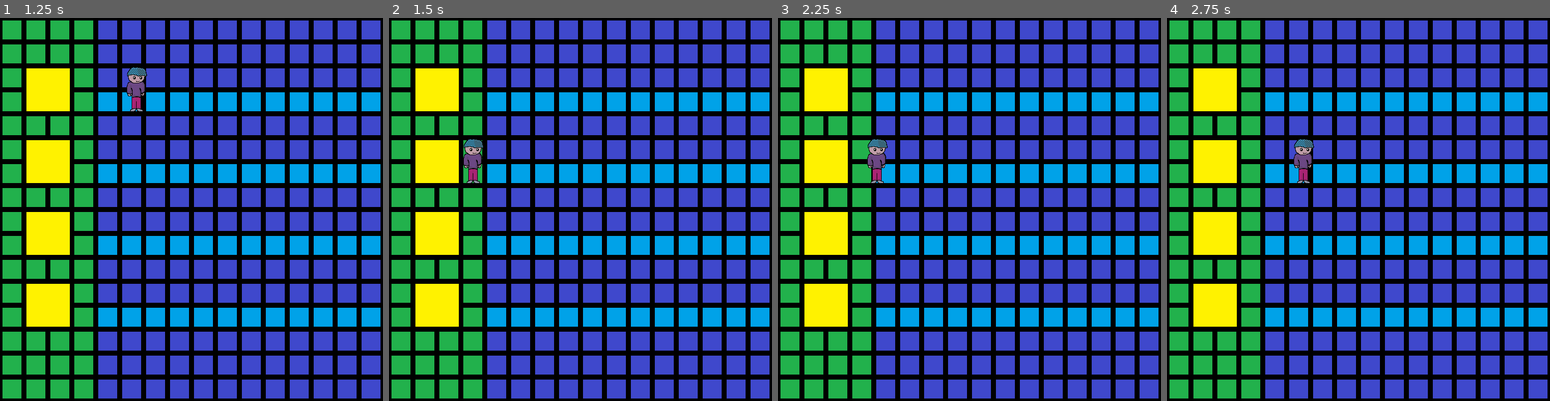
Above: before the commit, frames 1-4 (left to right).
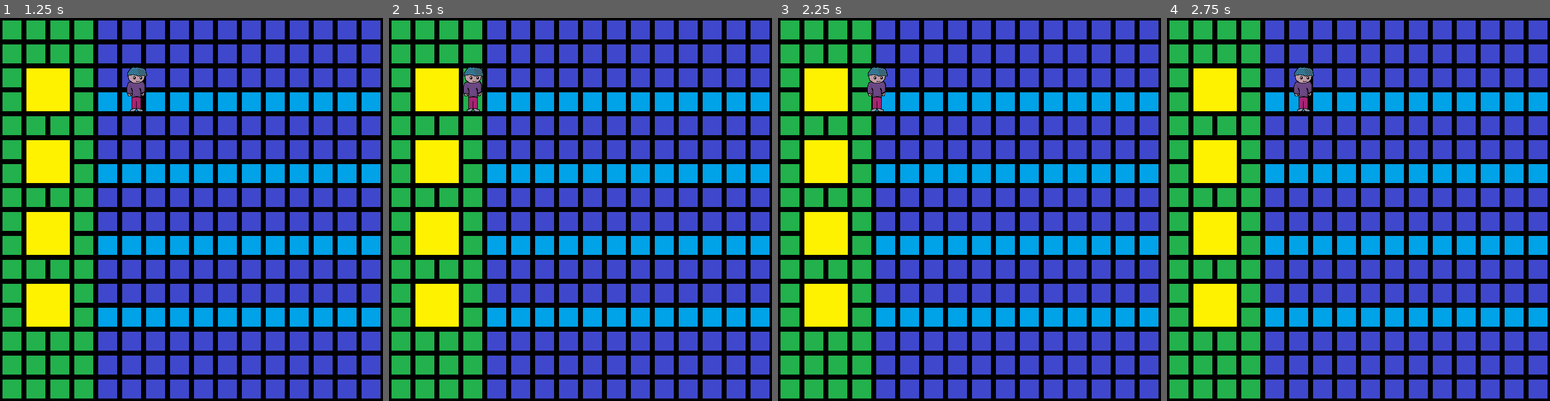
Above: after the commit, the same moments.

Repository: CamComDuck/TapTheDucks
Game: Godot game, scene res://level/level.tscn
Two runs of this game, one before a commit and one after it. Both use one fixed random seed, a clock stepped at 60 frames per second and the inputs below.
Inputs:
- Up to frame 1 (1.25 s): tap Enter at 0.5 s; hold D (interact_right) from 0.53 s (still down)
- Up to frame 2 (1.5 s): release D (interact_right) at 1.28 s; hold S (move_down) from 1.28 s (still down)
- Up to frame 3 (2.25 s): tap Space at 2 s; release S (move_down) at 2.03 s; hold D (interact_right) from 2.03 s (still down)
- Up to frame 4 (2.75 s): keep holding D (interact_right)

Frame 1 is identical in both runs. In frame 2, 0.8% of the frame differs, in the area x 19-25%, y 12-44%; in frame 3, 0.8%; in frame 4, 0.8%.

Commit message:
Refactor player movement to Level to fix bugs

Diff:
--- a/project/level/level.gd
+++ b/project/level/level.gd
@@ -14,7 +14,7 @@
 var _percent_chance_fast_duck := 30
 var _percent_chance_hungry_duck := 20
 
-var _can_pick_fruit := true
+var _picking_fruit := false
 
 @onready var player_position_1 : Marker2D = $PlayerPosition1
 @onready var player_position_2 : Marker2D = $PlayerPosition2
@@ -50,8 +50,38 @@
 
 
 func _physics_process(_delta: float) -> void:
-	if Input.is_action_just_pressed("interact_left") and _can_pick_fruit and not (Input.is_action_pressed("interact_right") or Input.is_action_pressed("move_down") or Input.is_action_pressed("move_up")):
-		_can_pick_fruit = false
+
+	if _picking_fruit:
+		# Skip input checks if Player is Picking Fruit ->
+		# Player cannot move while Picking Fruit
+		pass
+
+	elif Input.is_action_pressed("interact_right") and player.position.x < 696:
+		player.velocity.x = 150
+		player.move_and_slide()
+
+	elif Input.is_action_just_released("interact_right"):
+		var tween = get_tree().create_tween()
+		tween.tween_property(player, "global_position",_player_positions[_player_current_lane].global_position, 0.1).set_ease(Tween.EASE_OUT)
+
+	elif Input.is_action_just_pressed("move_down"):
+		_player_current_lane += 1
+		if _player_current_lane == 4:
+			_player_current_lane = 0
+		AudioController.play_sound_player_move()
+		var tween = get_tree().create_tween()
+		tween.tween_property(player, "global_position",_player_positions[_player_current_lane].global_position, 0.1).set_ease(Tween.EASE_OUT)
+
+	elif Input.is_action_just_pressed("move_up"):
+		_player_current_lane -= 1
+		if _player_current_lane == -1:
+			_player_current_lane = 3
+		AudioController.play_sound_player_move()
+		var tween = get_tree().create_tween()
+		tween.tween_property(player, "global_position",_player_positions[_player_current_lane].global_position, 0.1).set_ease(Tween.EASE_OUT)
+
+	elif Input.is_action_just_pressed("interact_left"):
+		_picking_fruit = true
 		player.play_animation("fruit_pick")
 
 		await player.animation_finished
@@ -60,7 +90,9 @@
 		get_parent().add_child.call_deferred(new_fruit_whole)
 		new_fruit_whole.global_position.x = _player_positions[_player_current_lane].global_position.x + 48
 		new_fruit_whole.global_position.y = _player_positions[_player_current_lane].global_position.y + 24
-		_can_pick_fruit = true
+		_picking_fruit = false
+
+
 
 
 func _spawn_duck() -> void:
@@ -91,12 +123,6 @@
 	new_duck.global_position = _duck_positions[new_duck_lane].global_position
 
 
-func _on_player_lane_changed(new_lane: int) -> void:
-	_player_current_lane = new_lane - 1
-	var tween = get_tree().create_tween()
-	tween.tween_property(player, "global_position",_player_positions[_player_current_lane].global_position, 0.1).set_ease(Tween.EASE_OUT)
-
-
 func _on_lane_barrier_left_body_entered(body: Node2D) -> void:
 	if body is Duck:
 		body.queue_free()
--- a/project/level/level.tscn
+++ b/project/level/level.tscn
@@ -102,7 +102,6 @@
 tile_map_data = PackedByteArray("AAAGAAAAAgAAAAAAAAAHAAAAAgAAAAAAAAAIAAAAAgAAAAAAAAAJAAAAAgAAAAAAAAAKAAAAAgAAAAAAAAALAA …(4016 unchanged characters)…
 tile_set = SubResource("TileSet_hpvpu")
 
-[connection signal="lane_changed" from="Player" to="." method="_on_player_lane_changed"]
 [connection signal="body_entered" from="LaneBarrierLeft" to="." method="_on_lane_barrier_left_body_entered"]
 [connection signal="body_entered" from="LaneBarrierRight" to="." method="_on_lane_barrier_right_body_entered"]
 [connection signal="timeout" from="DuckSpawnTimer" to="." method="_on_duck_spawn_timer_timeout"]
--- a/project/player/player.gd
+++ b/project/player/player.gd
@@ -1,36 +1,9 @@
 class_name Player
 extends CharacterBody2D
 
-signal lane_changed (new_lane : int)
 signal animation_finished
 
-var _lane := 1
-
 @onready var sprite_2d: AnimatedSprite2D = $Sprite2D
-
-func _physics_process(_delta: float) -> void:
-
-	if Input.is_action_just_pressed("move_up") and not Input.is_action_pressed("interact_right"):
-		_lane -= 1
-		if _lane == 0:
-			_lane = 4
-		lane_changed.emit(_lane)
-		AudioController.play_sound_player_move()
-
-	elif Input.is_action_just_pressed("move_down") and not Input.is_action_pressed("interact_right"):
-		_lane += 1
-		if _lane == 5:
-			_lane = 1
-		lane_changed.emit(_lane)
-		AudioController.play_sound_player_move()
-
-	elif Input.is_action_pressed("interact_right") and position.x < 696:
-		velocity.x = 150
-		move_and_slide()
-
-	elif Input.is_action_just_released("interact_right"):
-		lane_changed.emit(_lane)
-
 
 func play_animation(animation : String) -> void:
 	sprite_2d.play(animation)
